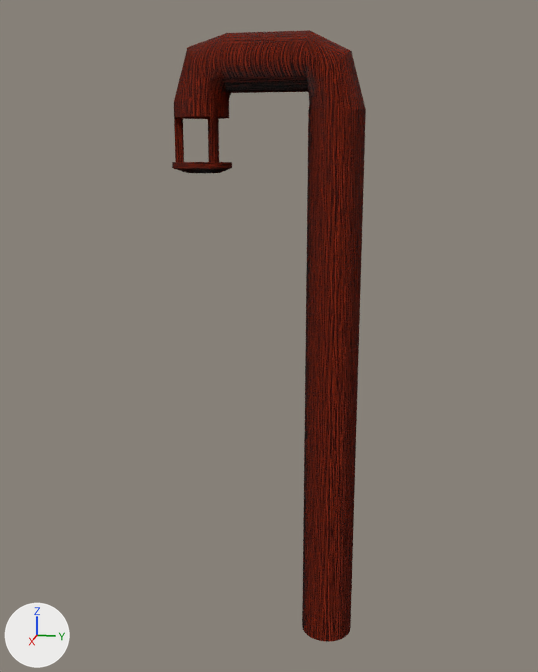
Renders of the Blender file Project/models/street_lamp/street_lamp.blend from each side of a commit.
Both versions are drawn from a 50 mm camera at (21.74, 1.7, 15.15) aimed at (-0.14, -2.68, 9.68). Arrows for +X, +Y and +Z are at lower left; the lights stay in place.

Before the edit, the objects in view are built like this:
```python
me_cylinder = bpy.data.meshes.new('Cylinder')
me_cylinder.from_pydata(...)  # 460 vertices, 430 faces; spans x -0.9..0.9, y -5.5..0.1, z -1.0..17.5
me_cylinder.materials.append(mat_material_001)
ob_cylinder = bpy.data.objects.new('Cylinder', me_cylinder)
ob_cylinder.location = (0.0, 0.0, 0.89)
```
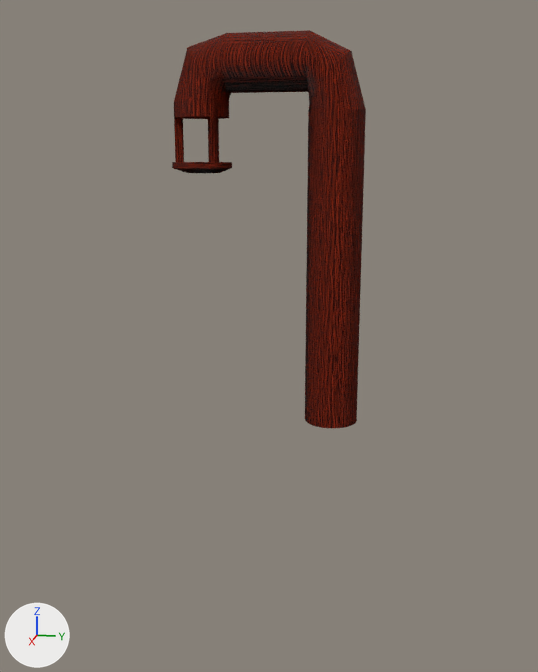
Location of each change, (x1, y1, x2, y2) in pixels of the pictures (538 x 672 px; the box of a moved part takes in the faces that stretch with it):
'Cylinder', reshaped (35% shorter): before (172, 30, 366, 642); after (172, 30, 366, 428)
part 1 of me_cylinder, moved or reshaped: before (302, 116, 365, 642); after (305, 116, 365, 428)

The change, as a diff of the scene's bpy script:
```diff
--- a/Project/models/street_lamp/street_lamp.blend.py
+++ b/Project/models/street_lamp/street_lamp.blend.py
@@ me_cylinder @@
 me_cylinder.from_pydata(...)  # 460 vertices, 430 faces; spans x -0.9..0.9, y -5.5..0.1, z -1.0..17.5
 # used by ob_cylinder; location = (0.0, 0.0, 0.89)
+# me_cylinder part 1: all 32 vertices in x -0.8..0.8, y -1.5..0.1, z -1.0 are moved by (0.0, 0.0, 7.3)
 me_cylinder.materials.append(mat_material_001)
```
